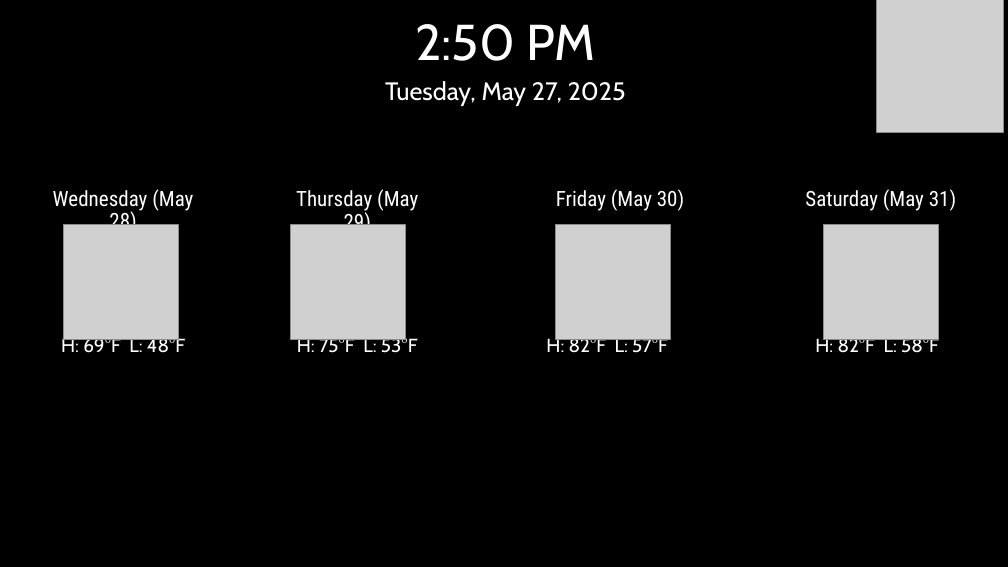
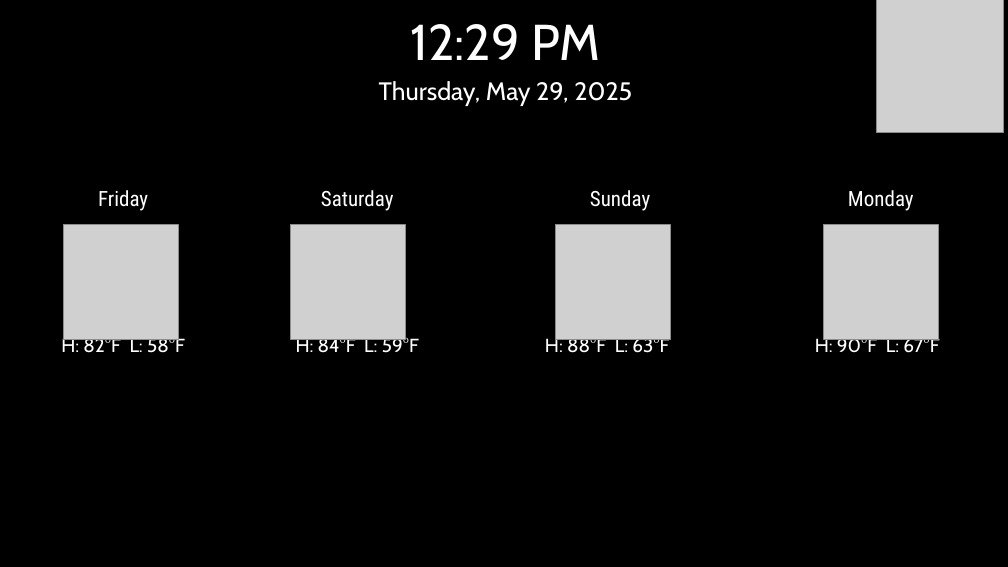
Before and after one commit to ne8801/digitalsignage, a slide deck: slide 4 of templates/sv_template.pptx. Drawn at 1008x567 pixels with LibreOffice and Linux fonts; fonts in the diff are those of the drawing; grey boxes stand for pictures. Boxes give left, top, right and bottom in pixels: in the first picture for what was removed or moved away, otherwise in the second. Text is boxed around its words. In the diff, an @@ line names an element or a change of style, - is before the commit and + after.

```diff
--- a/templates/sv_template.pptx
+++ b/templates/sv_template.pptx
@@ text at (410, 24, 600, 60): text changed @@
-2:50 PM
+12:29 PM
@@ text at (379, 81, 632, 106): text changed @@
-Tuesday, May 27, 2025
+Thursday, May 29, 2025
@@ text at (98, 190, 148, 211): text changed @@
-Wednesday (May 28)
+Friday
@@ text at (321, 190, 394, 211): text changed @@
-Thursday (May 29)
+Saturday
@@ text at (590, 190, 650, 211): text changed @@
-Friday (May 30)
+Sunday
@@ text at (848, 190, 914, 211): text changed @@
-Saturday (May 31)
+Monday
@@ text at (61, 337, 185, 353): text changed @@
-H: 69°F L: 48°F
+H: 82°F L: 58°F
@@ text at (296, 337, 419, 353): text changed @@
-H: 75°F L: 53°F
+H: 84°F L: 59°F
@@ text at (545, 337, 669, 353): text changed @@
-H: 82°F L: 57°F
+H: 88°F L: 63°F
@@ text at (815, 337, 939, 353): text changed @@
-H: 82°F L: 58°F
+H: 90°F L: 67°F
```
Also in this commit, not shown: 5 other slides changed, 5 other files.
